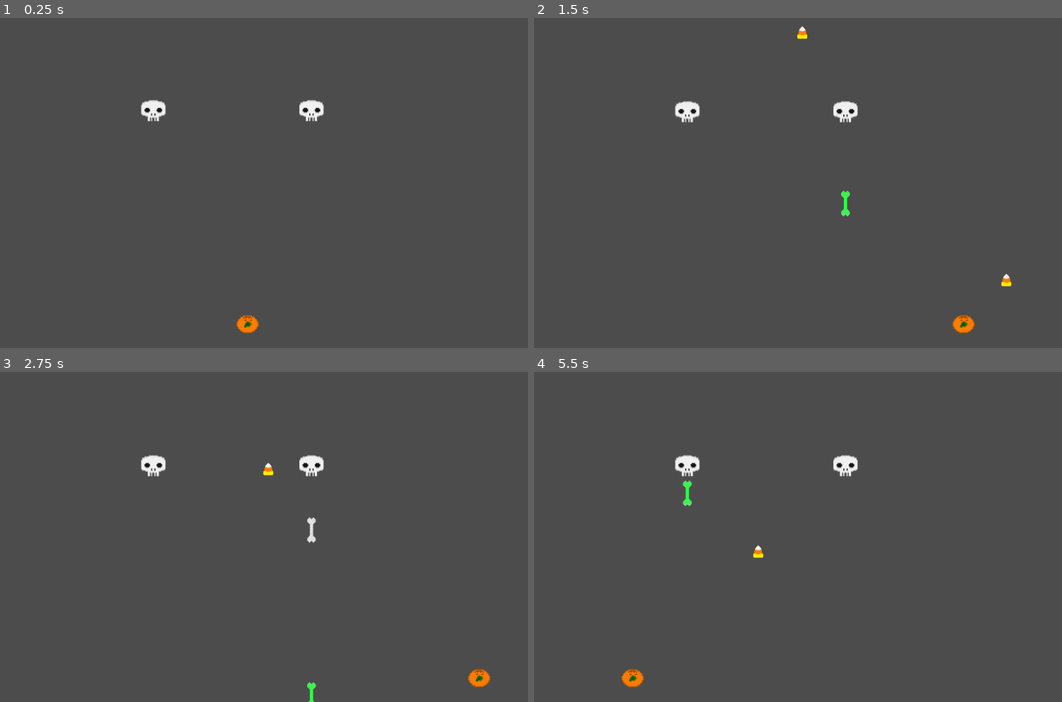
Above: before the commit, frames 1-4 (two rows, left to right).
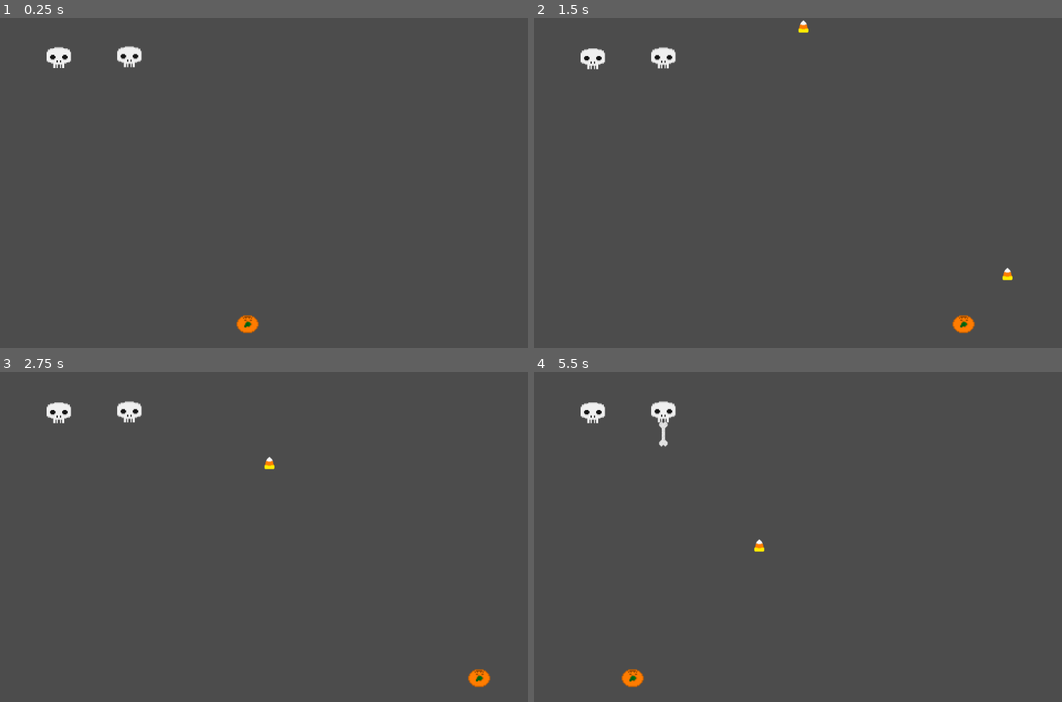
Above: after the commit, the same moments.

Repository: jdibble21/MJ-Spooky-Invaders
Game: Godot game, scene res://src/Level.tscn
Two runs of this game, one before a commit and one after it. Both use one fixed random seed, a clock stepped at 60 frames per second and the inputs below. The project has no main scene, so this scene is started directly.
Inputs:
- Up to frame 1 (0.25 s): no input
- Up to frame 2 (1.5 s): hold Right (move_right) 0.53-1.28 s; tap Space (fire) at 0.6, 1.35 s; hold Left (move_left) from 1.28 s (still down)
- Up to frame 3 (2.75 s): release Left (move_left) at 2.03 s; hold Right (move_right) from 2.03 s (still down); tap Space (fire) at 2.1 s
- Up to frame 4 (5.5 s): tap Space (fire) every 0.75 s from 2.85 to 5.1 s; release Right (move_right) at 3.53 s; hold Left (move_left) from 3.53 s (still down)

The runs differ from the first frame. In frame 1, 0.9% of the frame differs, in the area x 8-62%, y 8-32%; in frame 2, 1.2%, in the area x 8-91%, y 0-82%; in frame 3, 1.2%; in frame 4, 1.2%.

Commit message:
Add begining of spawn point code

Diff:
--- a/project/src/Enemy.gd
+++ b/project/src/Enemy.gd
@@ -4,14 +4,15 @@
 onready var raycaster = $PlayerChecker
 var _fire_delay := 0.0
 var _just_fired := false
-var _next_fire_time := 0.3
+var _next_fire_time := 0.6
+
 func _ready():
 	$AnimatedSprite.play("idle")
+
 
 func _physics_process(delta):
 	if _just_fired:
 		_fire_delay = _fire_delay + 0.01
-	print(_fire_delay)
 	if raycaster.is_colliding():
 		if _fire_delay == 0:
 			_fire()
@@ -30,6 +31,7 @@
 	yield(timer, "timeout")
 	queue_free()
 
+
 func _fire():
 	var b = ENEMY_BULLET.instance()
 	owner.add_child(b)
--- /dev/null
+++ b/project/src/Level.gd
@@ -0,0 +1,20 @@
+extends Node2D
+
+
+var _spawn_points = {
+	"Spawn1": [154, 71],
+	"Spawn2": [234, 71],
+	"Spawn3": [314, 71],
+	"Spawn4": [394, 71]
+}
+
+# Called when the node enters the scene tree for the first time.
+func _ready():
+	# evenutally place fly in animation for enemy spawning here
+	pass
+
+func _process(delta):
+	_check_enemy_spawns()
+
+func _check_enemy_spawns():
+	pass
--- a/project/src/Level.tscn
+++ b/project/src/Level.tscn
@@ -1,13 +1,16 @@
-[gd_scene load_steps=3 format=2]
+[gd_scene load_steps=4 format=2]
 
 [ext_resource path="res://src/Player.tscn" type="PackedScene" id=1]
 [ext_resource path="res://src/Enemy.tscn" type="PackedScene" id=2]
+[ext_resource path="res://src/Level.gd" type="Script" id=3]
 
 [node name="Level" type="Node2D"]
+script = ExtResource( 3 )
 
 [node name="Player" parent="." instance=ExtResource( 1 )]
 
 [node name="Enemy" parent="." instance=ExtResource( 2 )]
+position = Vector2( 154, 71 )
 
 [node name="Enemy2" parent="." instance=ExtResource( 2 )]
-position = Vector2( 612.163, 167.471 )
+position = Vector2( 281.946, 69.5017 )
--- a/project/src/Player.gd
+++ b/project/src/Player.gd
@@ -12,9 +12,8 @@
 
 
 func _process(delta):
-
 	if Input.is_action_just_pressed("fire"):
-			_fire()
+		_fire()
 	if Input.is_action_pressed("move_left"):
 		_current_pos.x -= velocity * delta
 	if Input.is_action_pressed("move_right"):
--- a/project/src/Player.tscn
+++ b/project/src/Player.tscn
@@ -4,7 +4,7 @@
 [ext_resource path="res://assets/character_sprites/player_sprite.png" type="Texture" id=2]
 
 [sub_resource type="CircleShape2D" id=1]
-radius = 6.61748
+radius = 19.7991
 
 [node name="Player" type="KinematicBody2D"]
 script = ExtResource( 1 )
@@ -14,10 +14,10 @@
 texture = ExtResource( 2 )
 
 [node name="CollisionShape2D" type="CollisionShape2D" parent="."]
-position = Vector2( 493.946, 557.299 )
+position = Vector2( 495.946, 557.299 )
 shape = SubResource( 1 )
 
 [node name="Muzzle" type="Position2D" parent="." groups=[
 "player",
 ]]
-position = Vector2( 493.919, 546.575 )
+position = Vector2( 495.919, 535.575 )
